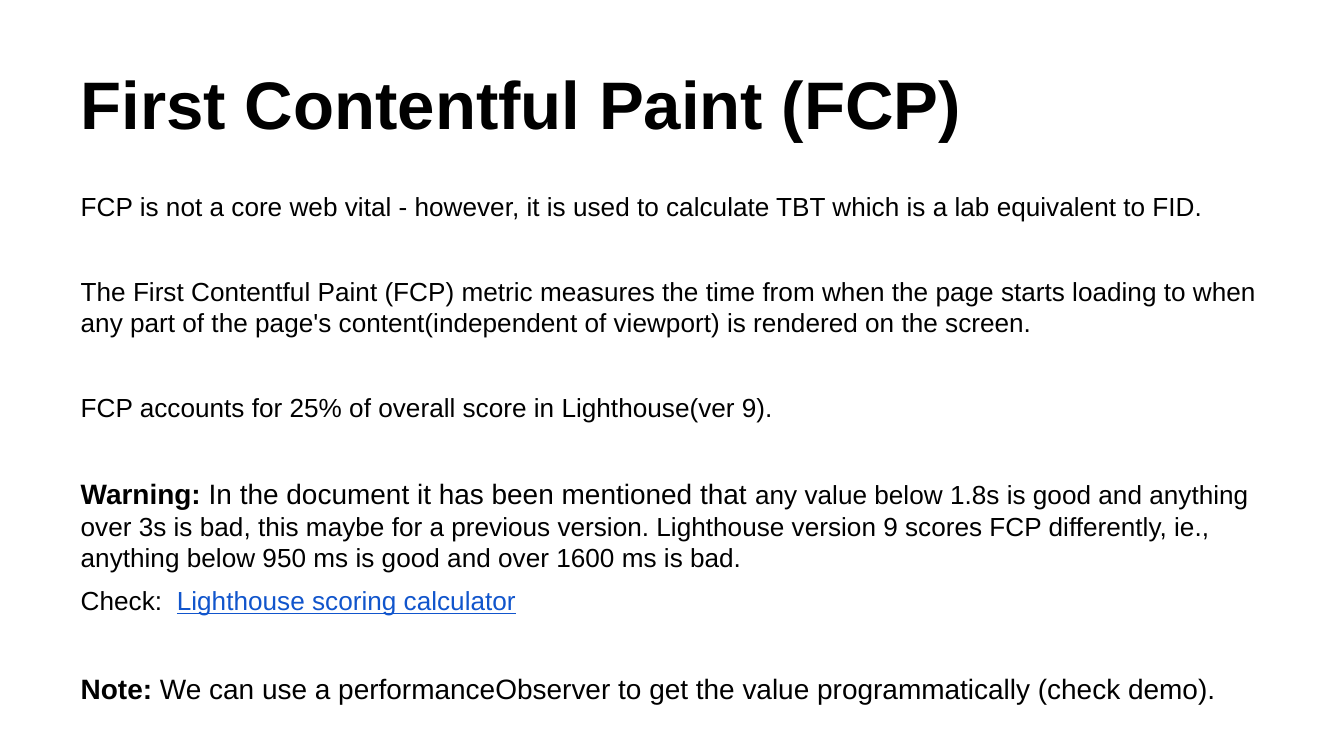
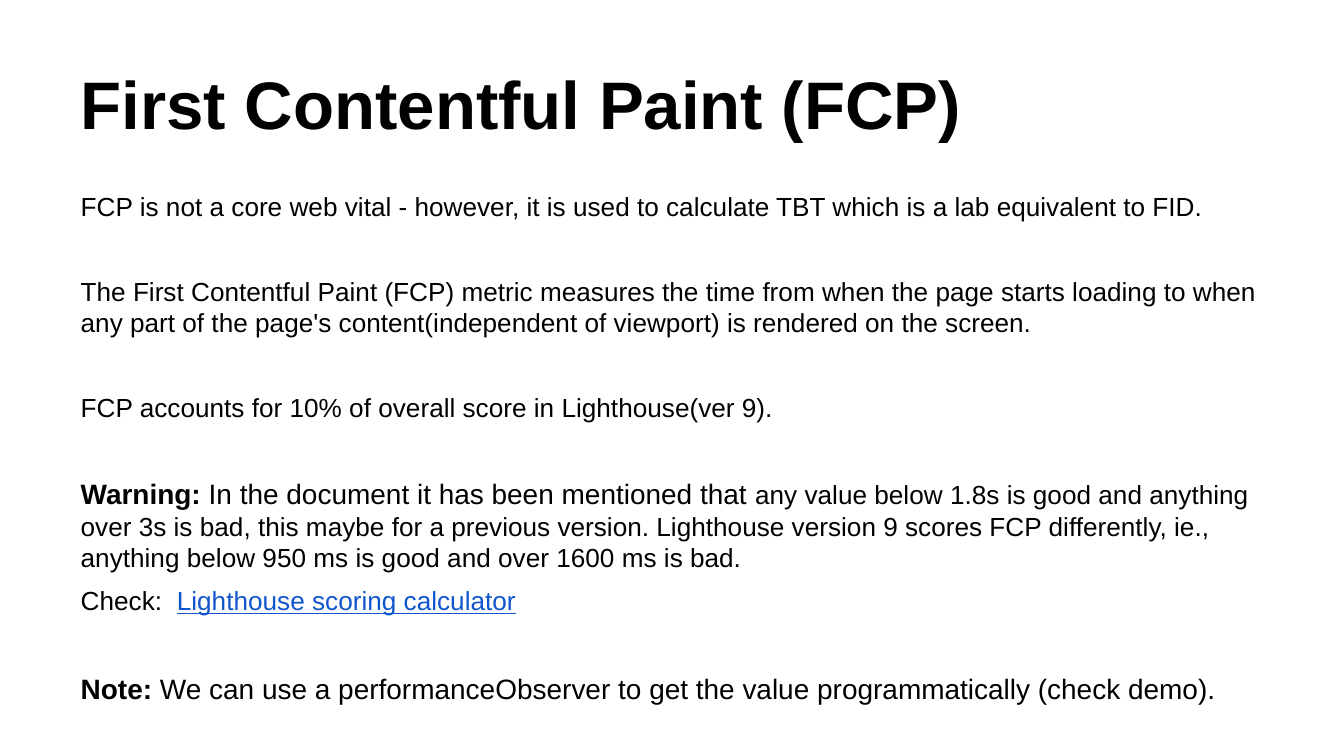
Before and after one commit to pratheeshrussell/webvitals-testing, a slide deck: slide 13 of WebVital.pptx (slide 11 before the commit). Drawn at 1344x756 pixels with LibreOffice and Linux fonts; fonts in the diff are those of the drawing. Boxes give left, top, right and bottom in pixels: in the first picture for what was removed or moved away, otherwise in the second. Text is boxed around its words. In the diff, an @@ line names an element or a change of style, - is before the commit and + after.

```diff
--- a/WebVital.pptx
+++ b/WebVital.pptx
@@ text at (81,398,772,423): text changed @@
-FCP accounts for 25% of overall score in Lighthouse(ver 9).
+FCP accounts for 10% of overall score in Lighthouse(ver 9).
```
Also in this commit, not shown: 5 other slides changed, 2 slides added.
